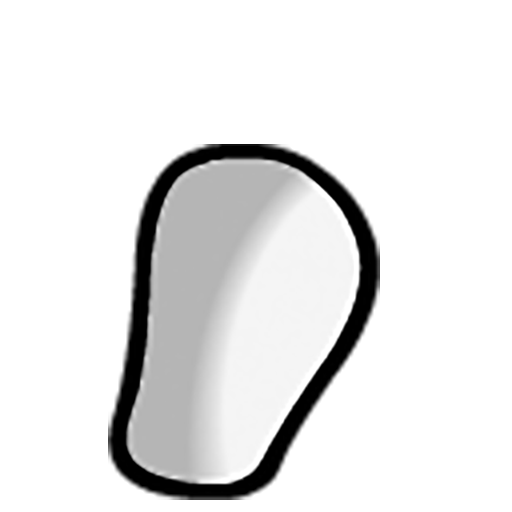
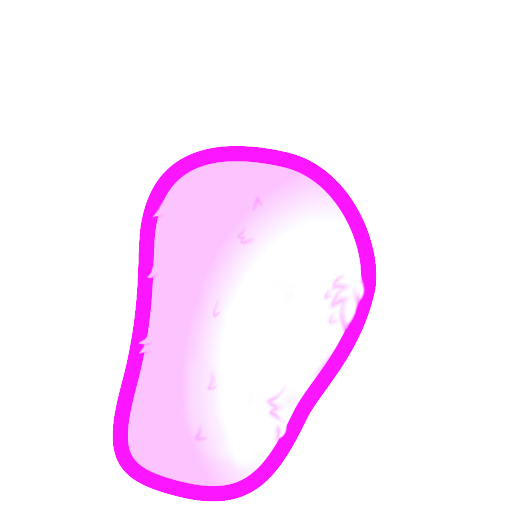
Layered file, before and after one edit (512 × 512). Changes by layer:
added group "base coat" with 2 layers above "white bg" over (108, 144, 380, 502)
added layer "Tufts_Hulk_east" in group "base coat" over (108, 144, 380, 502)
hid "Naked_Hulk_east", moved it into group "base coat", painted on it over (108, 144, 380, 500)
hid "white bg" over (108, 144, 380, 502)